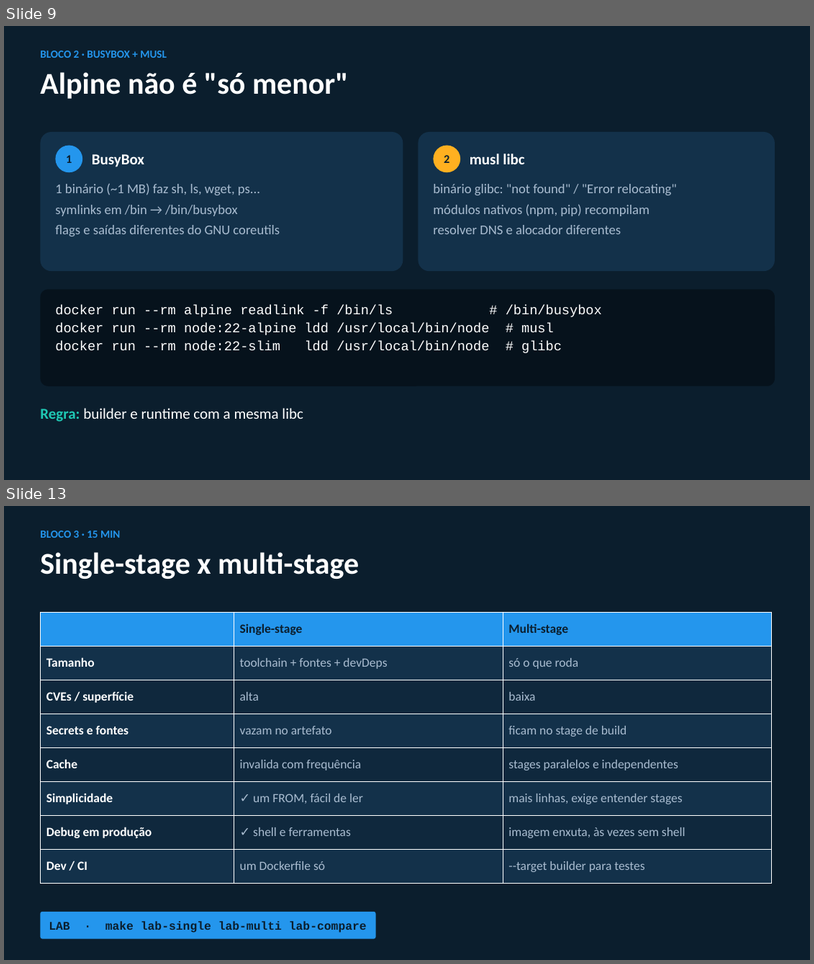
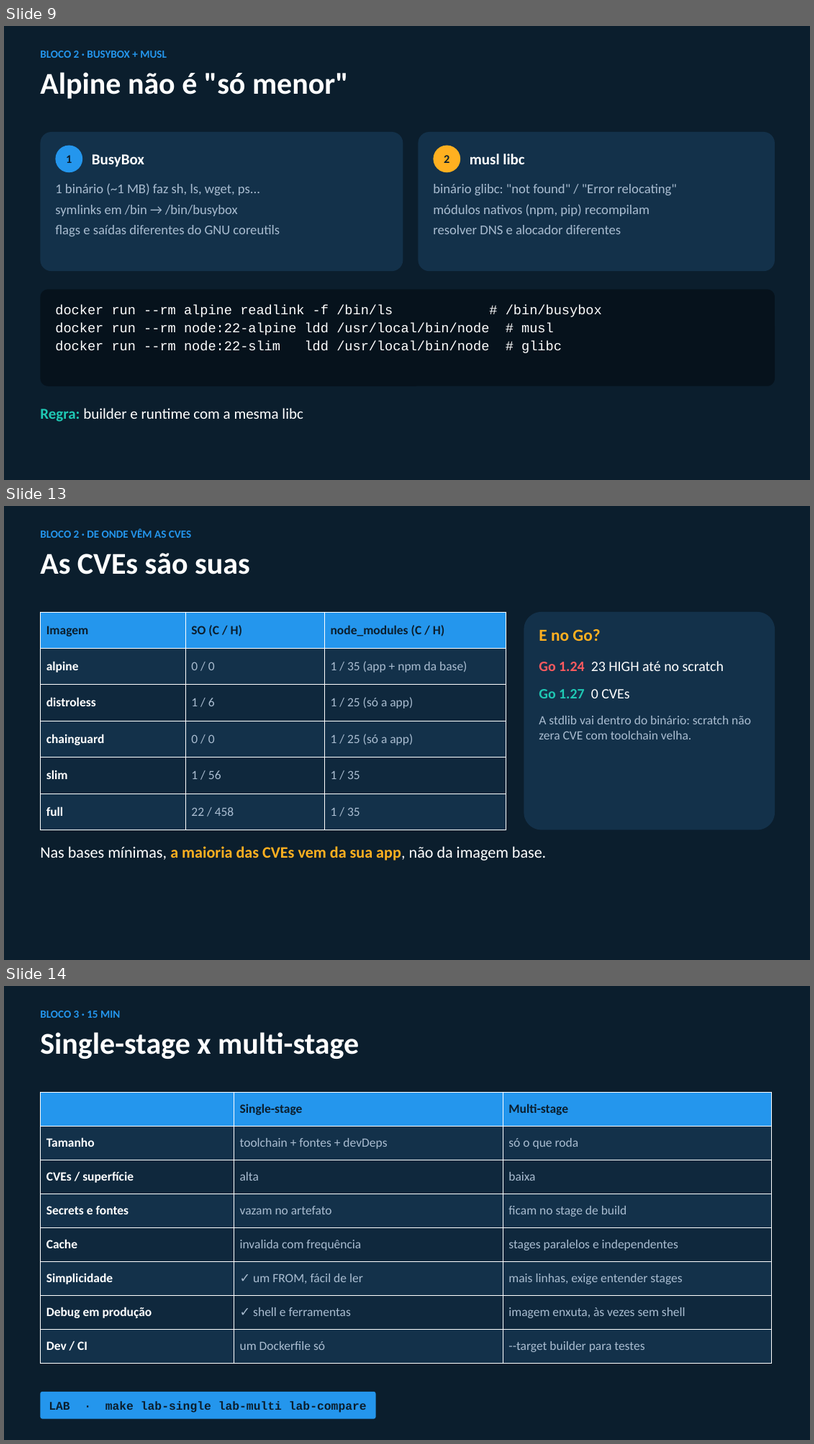
Before and after one commit to fabiofrances/appsec, a slide deck: reports/containerizacao-palestra.pptx. Shown one above the other, each under a label of ours: slides 9 and 13 before the commit, slides 9, 13 and 14 after it; the slides between them are not shown. The pictures are 814x964 and 814x1444 pixels, drawn with LibreOffice and Linux fonts; fonts in the diff are those of the drawing. Boxes give left, top, right and bottom in pixels: in the first picture for what was removed or moved away, otherwise in the second. Text is boxed around its words. In the diff, an @@ line names an element or a change of style, - is before the commit and + after.

Commit message:
docs: roteiro, PPT e VALIDACAO com os números medidos no WSL
- tabelas reais do lab-compare e do lab-duel (Node ~360-410 MB, Go scratch 9 MB / 0 CVEs)
- novo slide "As CVEs são suas": nas bases mínimas a maioria das CVEs vem do node_modules
- história do Go 1.24 (23 HIGH até no scratch) x Go 1.27 (0)
- corrige afirmações desmentidas pela validação: Chainguard :latest tem sh,
  secret scan não acha o DD_SECRET_KEY, cache mount não acelera com rede rápida
- lab-cache: 8 s x 45 s (ordem das camadas); Swarm: 237 req, 0 falhas no update
- VALIDACAO: registro da validação de 29/10/2026 e expectativas ajustadas

Generated by Fabio Franceschetto helped by [Claude Code](https://claude.com/claude-code)

```diff
--- a/reports/containerizacao-palestra.pptx
+++ b/reports/containerizacao-palestra.pptx
@@ slide 13 added at <box>4,506,810,960</box>, background #0B1E2D @@
@@ text added at <box>40,528,191,538</box>, 13 pt, text #2496ED, bold @@
+BLOCO 2 · DE ONDE VÊM AS CVES
@@ text added at <box>40,553,250,574</box>, 36 pt, text #FFFFFF, bold @@
+As CVEs são suas
@@ table added at <box>40,612,506,830</box>, 6 rows, 3 columns @@
+Imagem | SO (C / H) | node_modules (C / H)
+alpine | 0 / 0 | 1 / 35 (app + npm da base)
+distroless | 1 / 6 | 1 / 25 (só a app)
+chainguard | 0 / 0 | 1 / 25 (só a app)
+slim | 1 / 56 | 1 / 35
+full | 22 / 458 | 1 / 35
@@ rounded rectangle added at <box>525,612,775,830</box>, fill #13314A @@
@@ text added at <box>539,629,600,641</box>, 20 pt, text #FFB020, bold @@
+E no Go?
@@ text added at <box>539,661,751,739</box>, 15 pt, text #A9BCD0 @@
+Go 1.24 23 HIGH até no scratch
+Go 1.27 0 CVEs
+A stdlib vai dentro do binário: scratch não zera CVE com toolchain velha.
@@ text added at <box>40,846,546,860</box>, 19 pt, text #FFFFFF @@
+Nas bases mínimas, a maioria das CVEs vem da sua app, não da imagem base.
@@ what was slide 13 is now slide 14 @@
```
Also in this commit, not shown: 8 slides changed, 3 other files.
